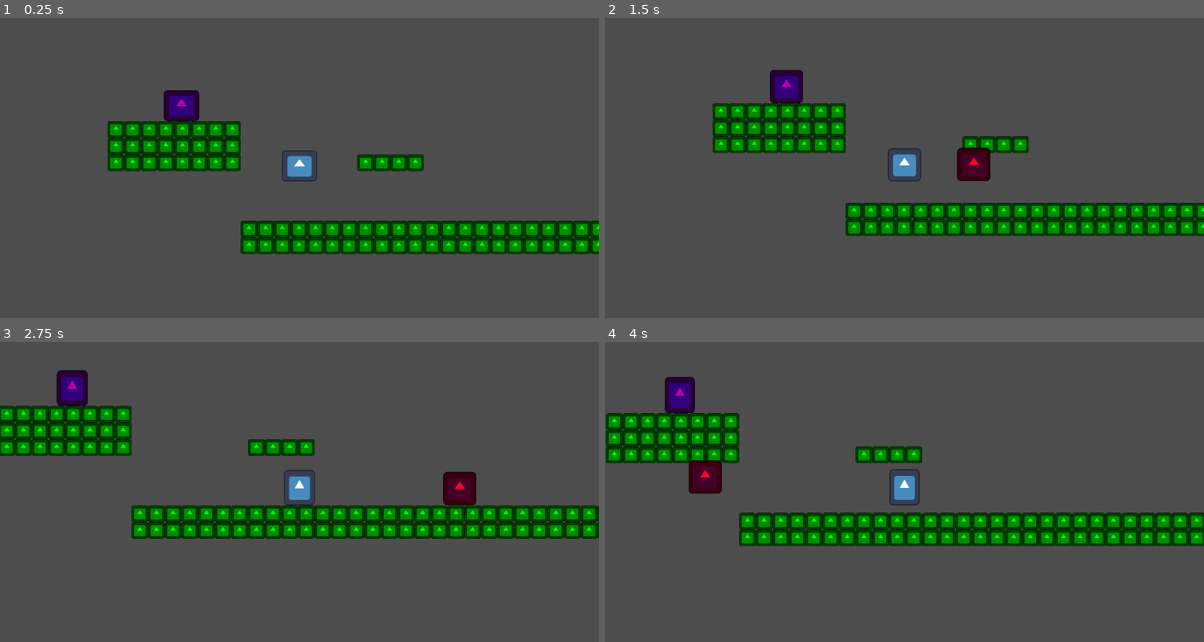
Above: before the commit, frames 1-4 (two rows, left to right).
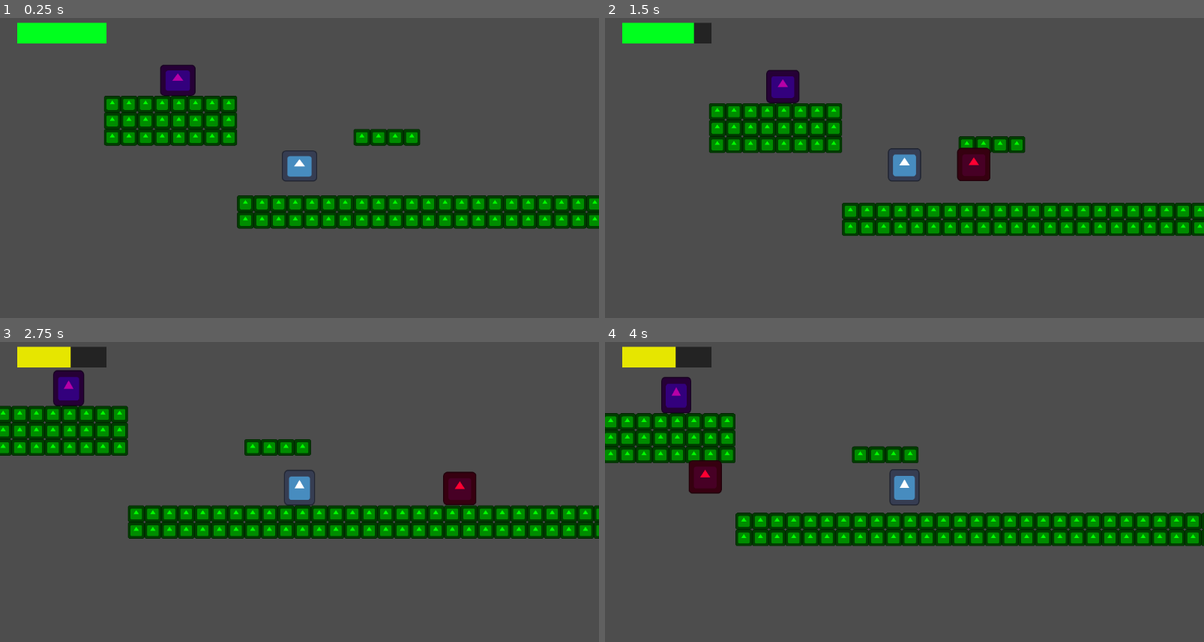
Above: after the commit, the same moments.

Repository: SimonHallefelt/Gun_Platformer
Game: Godot game, scene res://Levels/nivå1.tscn
The game is run twice, just before and just after one commit, with the same random seed, the same clock (stepped at 60 frames per second) and the same inputs. The engine's default icon, where the game draws it, is replaced by a stand-in: a white triangle on a blue panel in a dark square.
Inputs:
- Up to frame 1 (0.25 s): no input
- Up to frame 2 (1.5 s): tap Enter (enter) at 0.5, 0.6, 1.35 s; hold W (up) from 0.53 s (still down); tap Shift (spring) at 0.77 s
- Up to frame 3 (2.75 s): tap Shift (spring) at 1.52 s; release W (up) at 2.03 s; hold D (höger) from 2.03 s (still down); tap Enter (enter) at 2.3 s
- Up to frame 4 (4 s): release D (höger) at 2.78 s; hold W (up) from 2.78 s (still down); tap A (vänster) at 2.85 s; tap Shift (spring) at 3.02, 3.77 s; tap Enter (enter) at 3.05, 3.6 s

The runs differ from the first frame. In frame 1, 19% of the frame differs, in the area x 2-100%, y 1-79%; in frame 2, 6.0%; in frame 3, 7.0%; in frame 4, 7.0%.

Commit message:
added hp_bar

Diff:
--- a/Levels/nivå1.tscn
+++ b/Levels/nivå1.tscn
@@ -1,14 +1,11 @@
-[gd_scene load_steps=4 format=3 uid="uid://0tfhxuu7vmuc"]
+[gd_scene load_steps=3 format=3 uid="uid://0tfhxuu7vmuc"]
 
 [ext_resource type="PackedScene" uid="uid://klaibhxdeflk" path="res://Player/player.tscn" id="1_ggv5i"]
 [ext_resource type="PackedScene" uid="uid://b07gkadxxcg0o" path="res://Levels/nivå1_design.tscn" id="2_y3xrc"]
-[ext_resource type="PackedScene" uid="uid://kpyha0p6yg3k" path="res://player_ui.tscn" id="3_53883"]
 
 [node name="nivå1" type="Node2D"]
 
 [node name="CharacterBody2D" parent="." instance=ExtResource("1_ggv5i")]
-position = Vector2(113, 403)
+position = Vector2(120, 452)
 
 [node name="nivå1_design" parent="." instance=ExtResource("2_y3xrc")]
-
-[node name="player_UI" parent="." instance=ExtResource("3_53883")]
--- a/Player/player.gd
+++ b/Player/player.gd
@@ -1,8 +1,6 @@
 extends CharacterBody2D
 class_name Player
 
-#signals
-#signal death()
 
 #move
 const SPEED = 300.0
@@ -19,7 +17,8 @@
 
 #life
 var is_dead = false
-@export var hp = 10
+@export var max_hp = 10
+var hp = max_hp
 
 #animation
 @onready var ANI = get_node("AnimationPlayer")
@@ -30,6 +29,8 @@
 	ANI.set_current_animation("idel")
 	#start weapon
 	set_weapon("res://Weapons/Automatic/standard_automatic.tscn")
+	#set hp_bar
+	worldSignals.emit_signal("player_health", hp, max_hp)
 
 func _physics_process(delta):
 	if is_dead:
@@ -81,6 +82,7 @@
 
 func damage(damage):
 	hp -= damage
+	worldSignals.emit_signal("player_health", hp, max_hp)
 	if hp <= 0:
 		dead()
 
--- a/Player/player.tscn
+++ b/Player/player.tscn
@@ -1,7 +1,8 @@
-[gd_scene load_steps=8 format=3 uid="uid://klaibhxdeflk"]
+[gd_scene load_steps=9 format=3 uid="uid://klaibhxdeflk"]
 
 [ext_resource type="Script" path="res://Player/player.gd" id="1_0apgb"]
 [ext_resource type="Texture2D" uid="uid://ygurearppnbw" path="res://icon.svg" id="1_h6vq7"]
+[ext_resource type="PackedScene" uid="uid://fti3ugrjvkkh" path="res://Player/player_ui.tscn" id="3_a6ltf"]
 
 [sub_resource type="RectangleShape2D" id="RectangleShape2D_6h7h0"]
 size = Vector2(112, 114)
@@ -100,5 +101,7 @@
 [node name="CollisionShape2D" type="CollisionShape2D" parent="player_hitbox"]
 shape = SubResource("RectangleShape2D_5ngu3")
 
+[node name="player_UI" parent="." instance=ExtResource("3_a6ltf")]
+
 [connection signal="area_entered" from="player_hitbox" to="." method="_on_player_hitbox_area_entered"]
 [connection signal="area_exited" from="player_hitbox" to="." method="_on_player_hitbox_area_exited"]
--- /dev/null
+++ b/Player/player_UI.gd
@@ -0,0 +1,43 @@
+extends CanvasLayer
+
+#death
+var dead = false
+
+#hp
+@onready var hpBar = $hp_bar
+var color_green = Color(0, 1, 0.1176, 1) #00ff1e
+var color_yellow = Color(0.9, 0.9, 0, 1)
+var color_red = Color(1, 0, 0, 1)
+
+# Called when the node enters the scene tree for the first time.
+func _ready():
+	worldSignals.connect("player_death", Callable(self, "_on_player_death"))
+	worldSignals.connect("player_health", Callable(self, "_on_player_health"))
+
+
+# Called every frame. 'delta' is the elapsed time since the previous frame.
+func _process(delta):
+	if dead:
+		if Input.is_action_just_pressed("enter"):
+			dead = false
+			$death.visible = false
+			get_tree().reload_current_scene()
+
+
+#signals
+func _on_player_health(hp, max_hp):
+	print("player_health ", hp, " ", max_hp)
+	hpBar.max_value = max_hp
+	hpBar.value = hp
+	print(hpBar.tint_progress)
+	if hp > max_hp * 0.7:
+		hpBar.tint_progress = color_green
+	elif hp > max_hp * 0.3:
+		hpBar.tint_progress = color_yellow
+	else:
+		hpBar.tint_progress = color_red
+
+func _on_player_death():
+	print("player_death")
+	$death.visible = true
+	dead = true
--- a/player_ui.tscn
+++ b/Player/player_ui.tscn
@@ -1,6 +1,10 @@
-[gd_scene load_steps=4 format=3 uid="uid://kpyha0p6yg3k"]
+[gd_scene load_steps=6 format=3 uid="uid://fti3ugrjvkkh"]
 
-[ext_resource type="Script" path="res://player_UI.gd" id="1_1lglw"]
+[ext_resource type="Script" path="res://Player/player_UI.gd" id="1_yxtd5"]
+
+[sub_resource type="CanvasTexture" id="CanvasTexture_3jvka"]
+
+[sub_resource type="CanvasTexture" id="CanvasTexture_ognmg"]
 
 [sub_resource type="LabelSettings" id="LabelSettings_lkmn7"]
 font_size = 128
@@ -9,7 +13,26 @@
 [sub_resource type="LabelSettings" id="LabelSettings_cdfj1"]
 
 [node name="player_UI" type="CanvasLayer"]
-script = ExtResource("1_1lglw")
+script = ExtResource("1_yxtd5")
+
+[node name="hp_bar" type="TextureProgressBar" parent="."]
+offset_left = 33.0
+offset_top = 18.0
+offset_right = 205.0
+offset_bottom = 58.0
+grow_horizontal = 2
+size_flags_horizontal = 3
+size_flags_vertical = 3
+value = 80.0
+nine_patch_stretch = true
+stretch_margin_left = 20
+stretch_margin_top = 20
+stretch_margin_right = 20
+stretch_margin_bottom = 20
+texture_under = SubResource("CanvasTexture_3jvka")
+texture_progress = SubResource("CanvasTexture_ognmg")
+tint_under = Color(0.137255, 0.137255, 0.137255, 1)
+tint_progress = Color(0, 1, 0.117647, 1)
 
 [node name="death" type="Control" parent="."]
 visible = false
--- a/worldSignals.gd
+++ b/WorldScripts/worldSignals.gd
@@ -1,3 +1,4 @@
 extends Node
 
 signal player_death
+signal player_health
--- a/player_UI.gd
+++ /dev/null
@@ -1,23 +0,0 @@
-extends CanvasLayer
-
-var dead = false
-
-# Called when the node enters the scene tree for the first time.
-func _ready():
-	worldSignals.connect("player_death", Callable(self, "player_death"))
-
-
-# Called every frame. 'delta' is the elapsed time since the previous frame.
-func _process(delta):
-	if dead:
-		if Input.is_action_just_pressed("enter"):
-			dead = false
-			$death.visible = false
-			get_tree().reload_current_scene()
-
-
-#signals
-func player_death():
-	print("player_death")
-	$death.visible = true
-	dead = true
--- a/project.godot
+++ b/project.godot
@@ -17,7 +17,7 @@
 
 [autoload]
 
-worldSignals="*res://worldSignals.gd"
+worldSignals="*res://WorldScripts/worldSignals.gd"
 
 [input]
 
